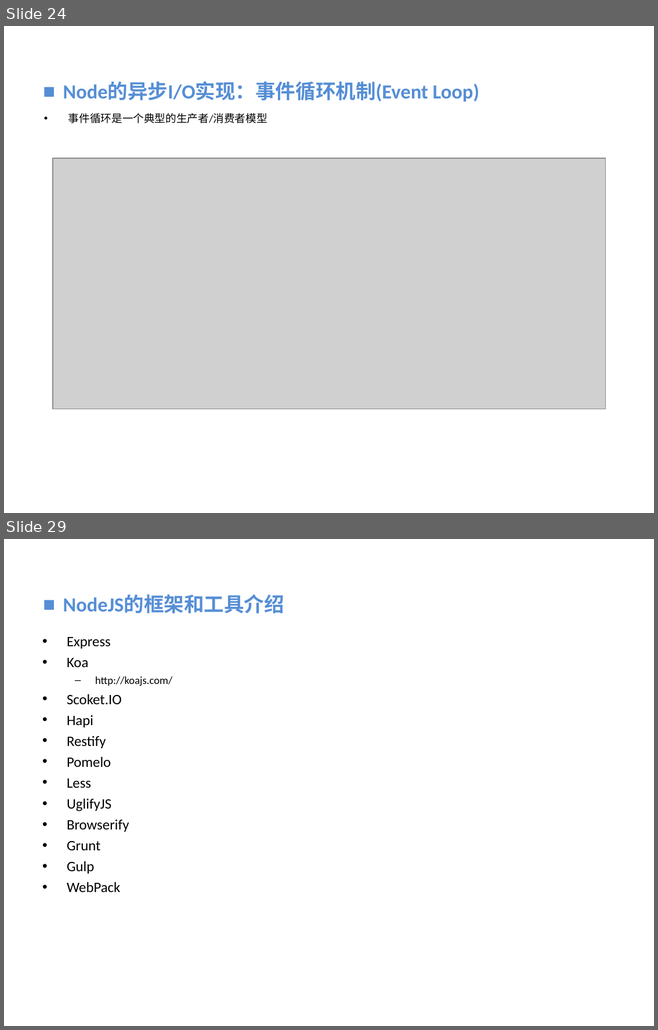
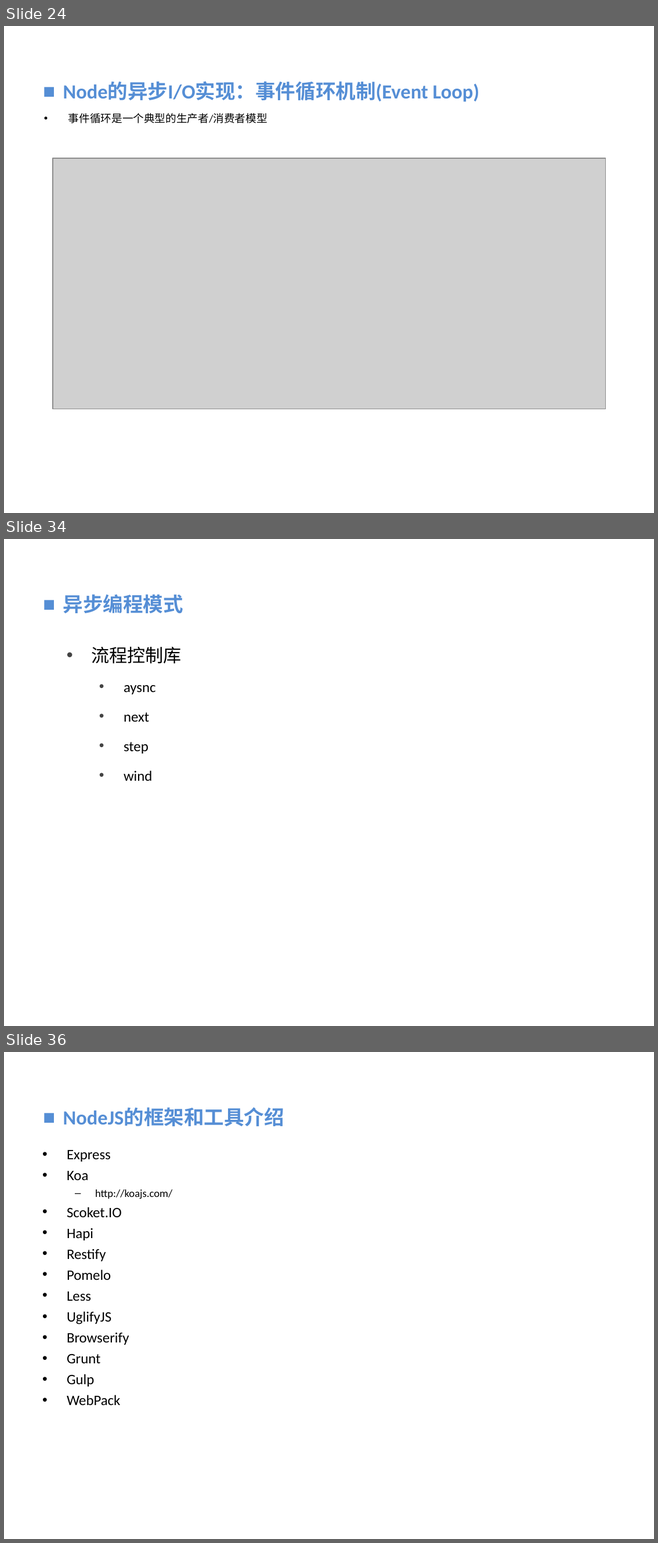
Before and after one commit to vaik/Documents, a slide deck: 我的分享/NodeJS基础概念理解.ppt. Shown one above the other, each under a label of ours: slides 24 and 29 before the commit, slides 24, 34 and 36 after it; the slides between them are not shown. The pictures are 658x1030 and 658x1543 pixels, drawn with LibreOffice and Linux fonts; fonts in the diff are those of the drawing; grey boxes stand for pictures; background and template pictures are left out. Boxes give left, top, right and bottom in pixels: in the first picture for what was removed or moved away, otherwise in the second. Text is boxed around its words. In the diff, an @@ line names an element or a change of style, - is before the commit and + after.

```diff
--- a/我的分享/NodeJS基础概念理解.ppt
+++ b/我的分享/NodeJS基础概念理解.ppt
@@ slide 34 added at (4, 539, 654, 1026), background picture (left out) @@
@@ text added at (63, 594, 183, 613), 22.2 pt, text #558ED5, bold @@
+■ 异步编程模式
@@ text added at (91, 646, 181, 781), 16 pt, text #000000 @@
+  • 流程控制库
+    • aysnc
+    • next
+    • step
+    • wind
@@ what was slide 29 is now slide 36 @@
```
Also in this commit, not shown: 2 slides changed, 10 other slides added, 4 slides removed.
